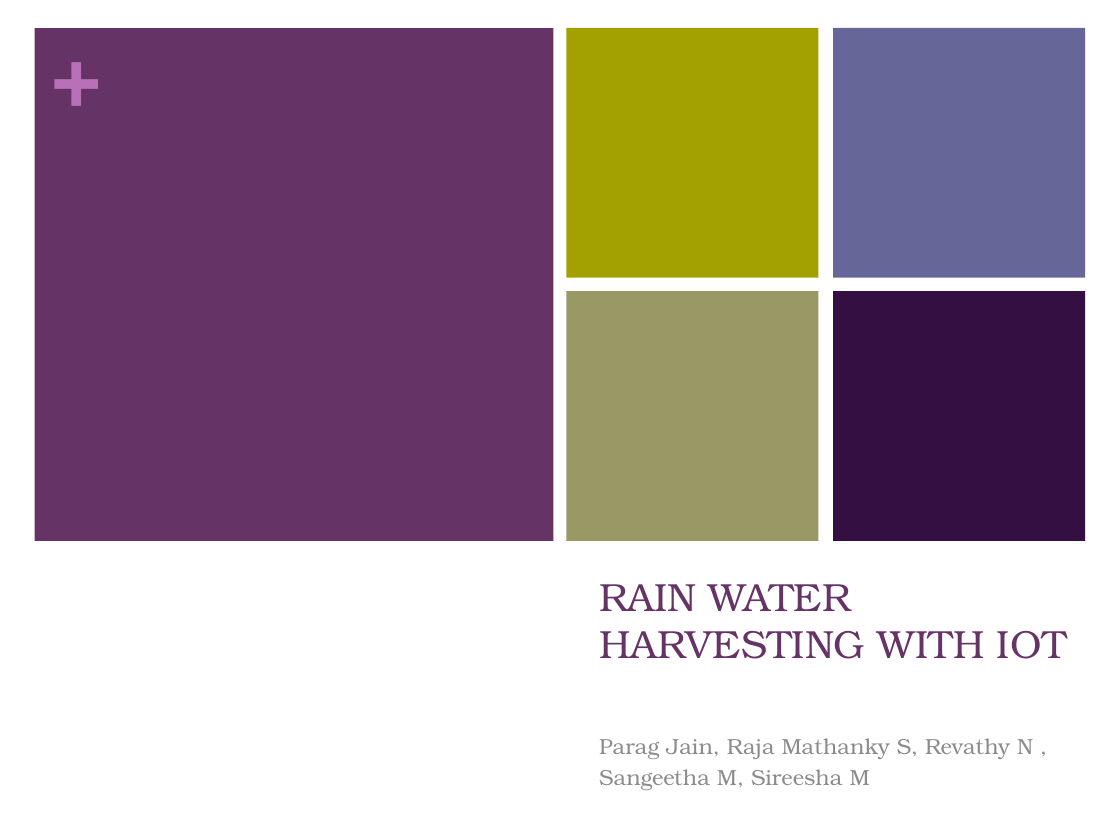
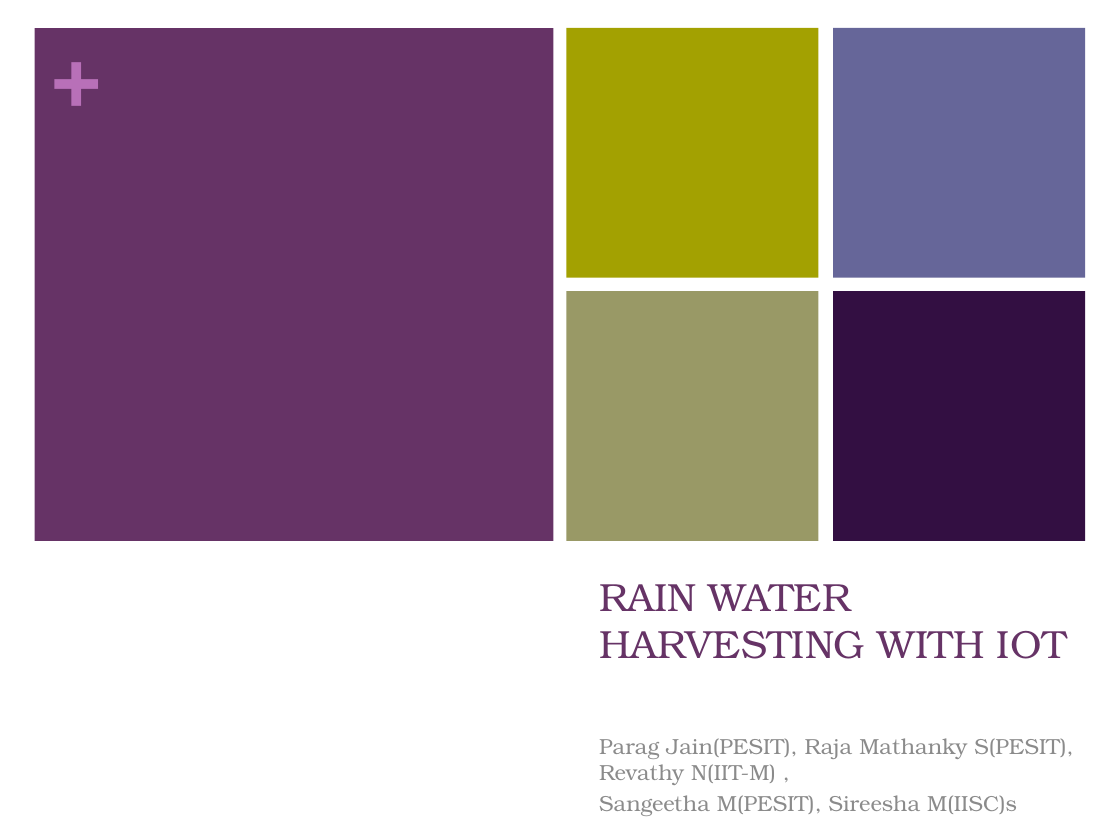
Before and after one commit to dream-lab/iot-school, a slide deck: slide 1 of teams/IoT-IISc/IOT presentation.pptx. Drawn at 1120x840 pixels with LibreOffice and Linux fonts; fonts in the diff are those of the drawing. Boxes give left, top, right and bottom in pixels: in the first picture for what was removed or moved away, otherwise in the second. Text is boxed around its words. In the diff, an @@ line names an element or a change of style, - is before the commit and + after.

```diff
--- a/teams/IoT-IISc/IOT presentation.pptx
+++ b/teams/IoT-IISc/IOT presentation.pptx
@@ subtitle at [599,738,1073,816]: text changed @@
-Parag Jain, Raja Mathanky S, Revathy N ,
-Sangeetha M, Sireesha M
+Parag Jain(PESIT), Raja Mathanky S(PESIT), Revathy N(IIT-M) ,
+Sangeetha M(PESIT), Sireesha M(IISC)s
```
Also in this commit, not shown: 1 slide added.
